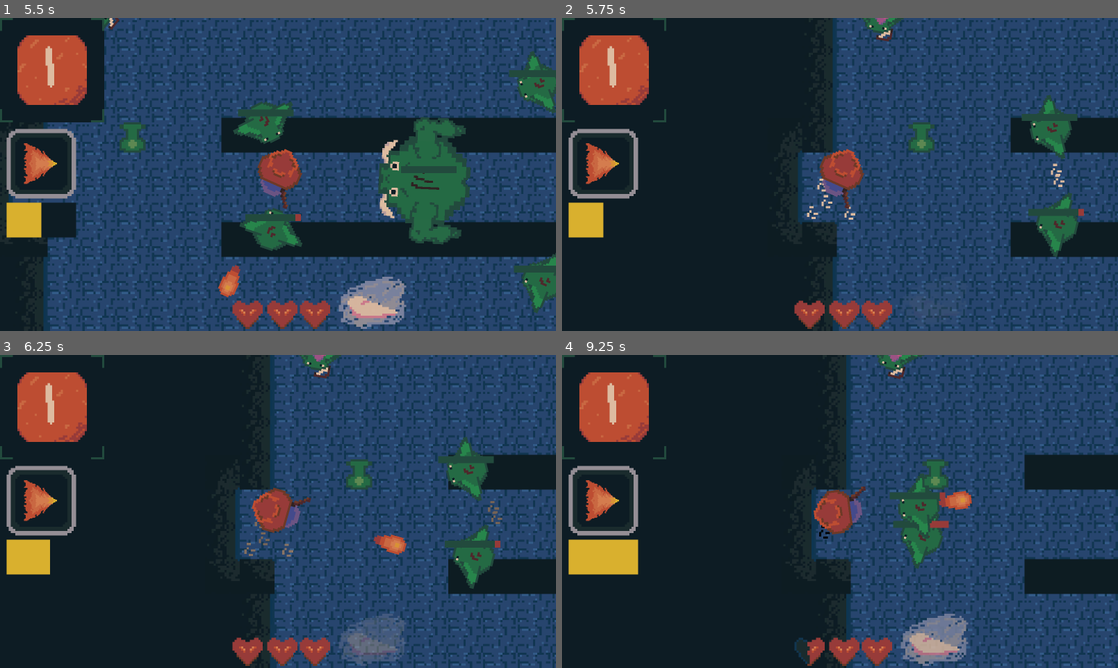
Above: before the commit, frames 1-4 (two rows, left to right).
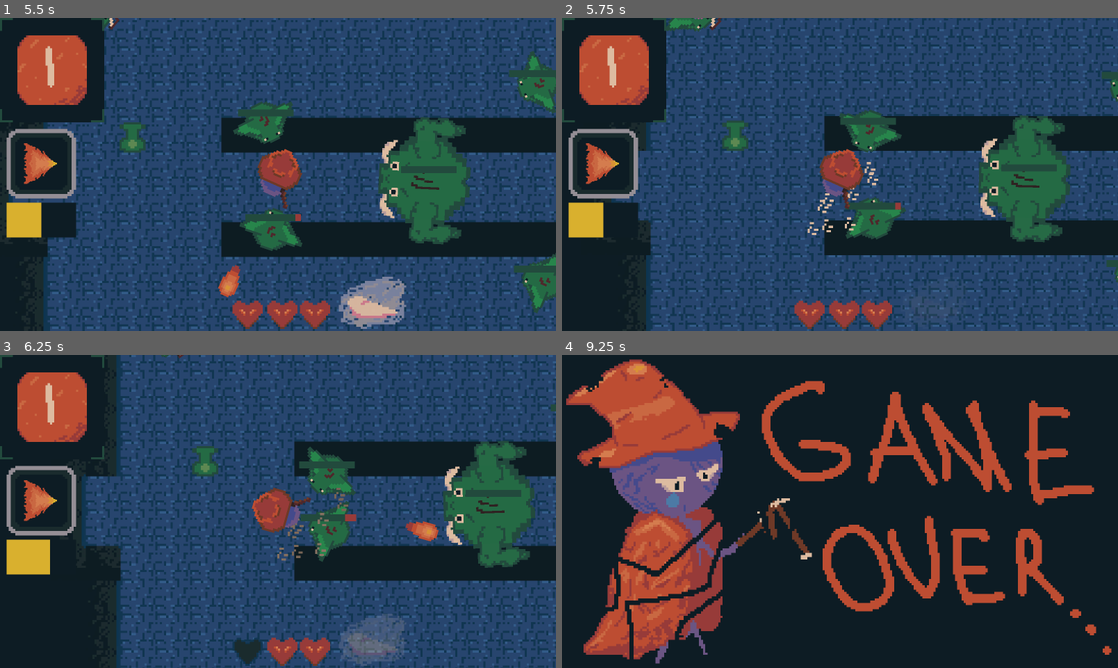
Above: after the commit, the same moments.

Repository: KatLuvsYa3/SELUGameJam26_Godot_Bros
Game: Godot game, scene res://main_scenes/Main_Menu/titlecreennew.tscn
Two runs of this game, one before a commit and one after it. Both use one fixed random seed, a clock stepped at 60 frames per second and the inputs below.
Inputs (mouse positions are in pixels of both pictures, inside the frame that each line leads up to):
- Up to frame 1 (5.5 s): click "Play" at 0.5 s; click "⇒" at 1.25 s; tap Enter at 2 s; move the mouse to (400, 158) at 2.02 s; hold Right (ui_right) 2.03-2.78 s; hold Space 2.03-2.78 s; click (400, 158) at 2.17 s; move the mouse to (166, 190) at 2.77 s; hold S 2.78-3.5 s; tap K at 2.85, 5.1 s; click (166, 190) at 2.92 s; tap Space at 3.02, 3.05, 3.32, 5.27, 5.3 s; click "Start" at 3.5 s; move the mouse to (333, 105) at 4.27 s; hold Right (ui_right) 4.28-5.03 s; hold Space 4.28-5.03 s; click (333, 105) at 4.42 s; move the mouse to (250, 237) at 5.02 s; hold W from 5.03 s (still down); click (250, 237) at 5.17 s
- Up to frame 2 (5.75 s): keep holding W; tap Space at 5.57 s
- Up to frame 3 (6.25 s): move the mouse to (444, 558) at 5.77 s; release W at 5.78 s; hold Left (ui_left) from 5.78 s (still down); hold Space from 5.78 s (still down); click (444, 558) at 5.92 s
- Up to frame 4 (9.25 s): move the mouse to (673, 464) at 6.52 s; release Space at 6.53 s; tap K at 6.6, 8.1 s; click (673, 464) at 6.67 s; tap Space at 6.77, 6.8, 7.07, 8.27, 8.3, 8.57 s; move the mouse to (867, 511) at 7.27 s; release Left (ui_left) at 7.28 s; hold S 7.28-8.03 s; hold Space 7.28-8.03 s; click (867, 511) at 7.42 s; move the mouse to (756, 433) at 8.02 s; hold Right (ui_right) 8.03-8.78 s; click (756, 433) at 8.17 s; move the mouse to (962, 495) at 8.77 s; hold W from 8.78 s (still down); hold Space from 8.78 s (still down); click (962, 495) at 8.92 s

Frame 1 is identical in both runs. In frame 2, 54% of the frame differs, in the area x 8-100%, y 0-100%; in frame 3, 54%; in frame 4, 67%, in the area x 0-100%, y 0-100%.

Commit message:
dashfix

Diff:
--- a/scripts/player_charbody.gd
+++ b/scripts/player_charbody.gd
@@ -62,9 +62,9 @@
 		BaseScript.audio_controller.play_sound_from_tag("teleport")
 		# move
 		if dash_distance > get_global_mouse_position().distance_to(global_position):
-			velocity = get_global_mouse_position()-global_position*50
+			velocity = (get_global_mouse_position()-global_position)/delta
 		else:
-			velocity += (get_global_mouse_position()-global_position).normalized()*dash_distance*50
+			velocity = (get_global_mouse_position()-global_position).normalized()*dash_distance/delta
 		dash.emitting = true
 
 	BaseScript.combat_ui.update_misty(min(dash_timer/dash_cooldown, 1.0))
